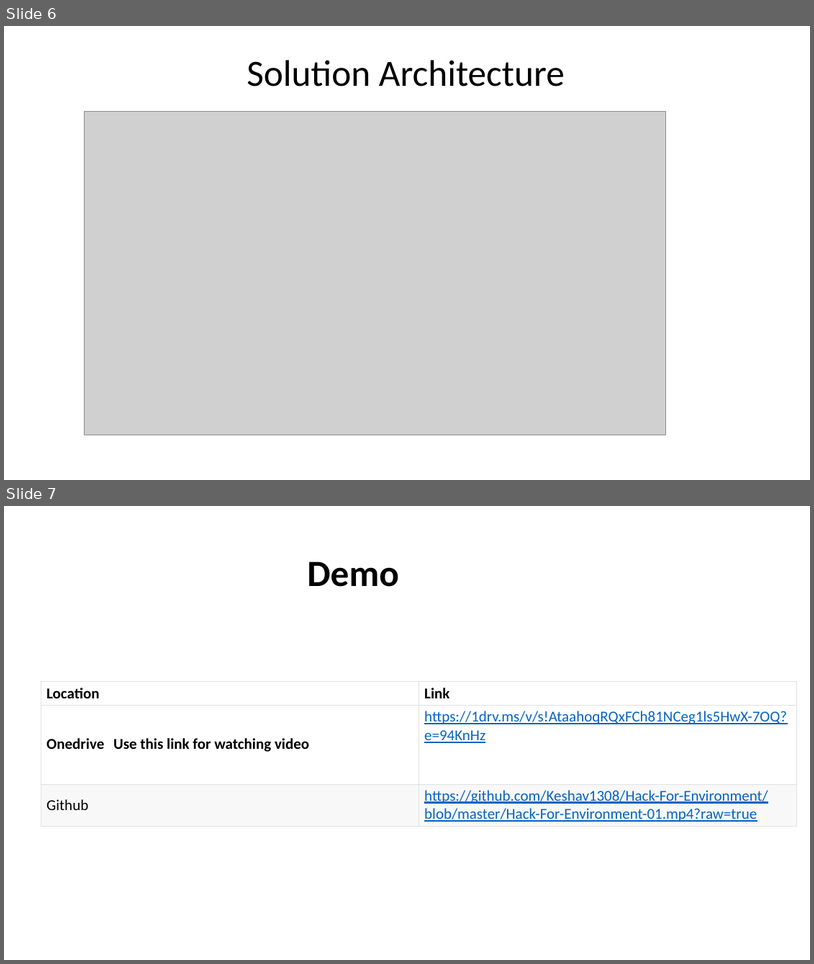
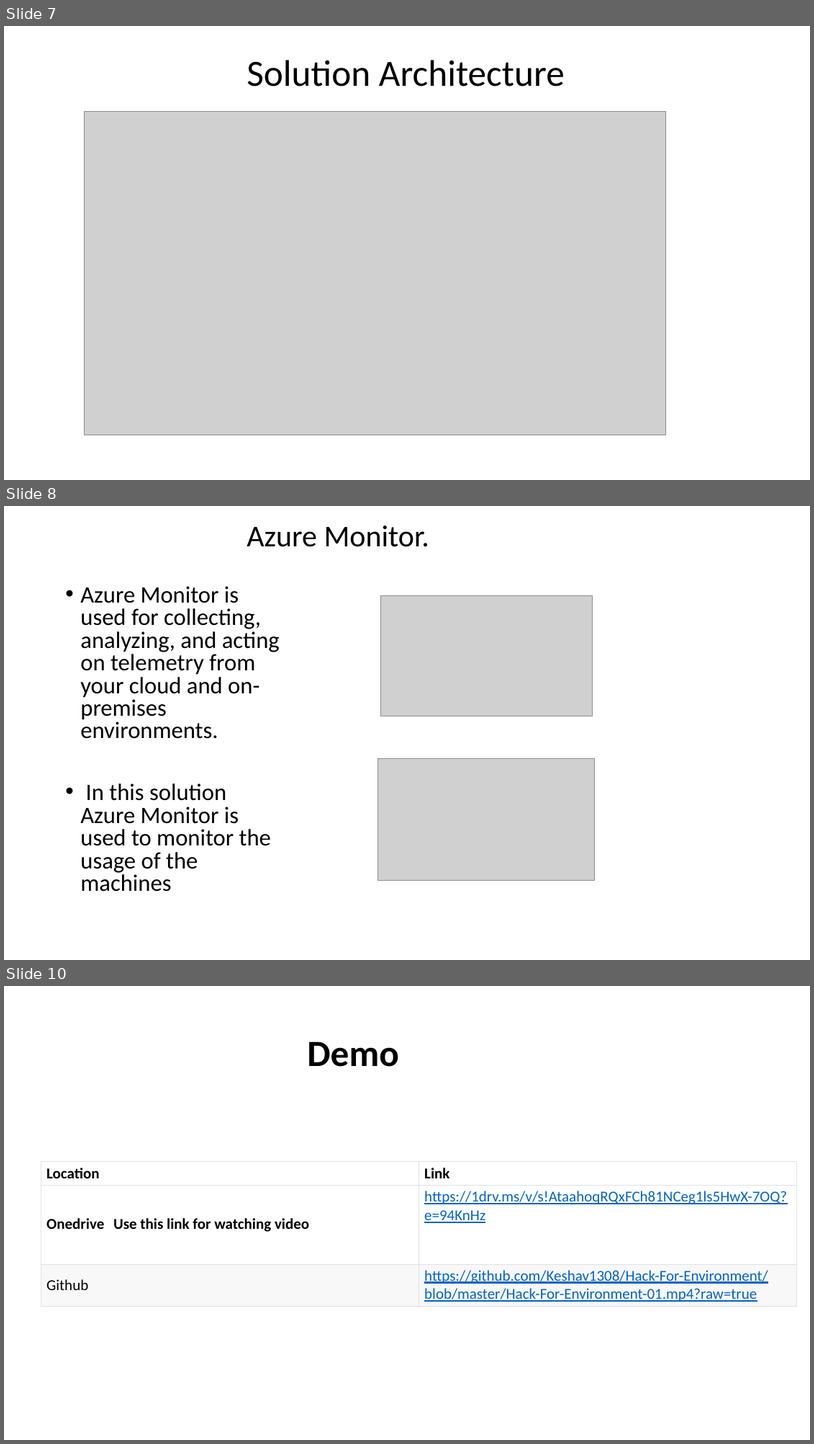
Before and after one commit to Keshav1308/Hack-For-Environment, a slide deck: Hack-For-Environment.pptx. Shown one above the other, each under a label of ours: slides 6 and 7 before the commit, slides 7, 8 and 10 after it; the slides between them are not shown. The pictures are 814x964 and 814x1444 pixels, drawn with LibreOffice and Linux fonts; fonts in the diff are those of the drawing; grey boxes stand for pictures. Boxes give left, top, right and bottom in pixels: in the first picture for what was removed or moved away, otherwise in the second. Text is boxed around its words. In the diff, an @@ line names an element or a change of style, - is before the commit and + after.

```diff
--- a/Hack-For-Environment.pptx
+++ b/Hack-For-Environment.pptx
@@ slide 8 added at (x1=4, y1=506, x2=810, y2=960), background #FFFFFF @@
@@ title added at (x1=247, y1=525, x2=430, y2=547), 36 pt, text #000000 @@
+Azure Monitor.
@@ text added at (x1=80, y1=586, x2=280, y2=891), 28 pt, text #000000 @@
+• Azure Monitor is used for collecting, analyzing, and acting on telemetry from your cloud and on-premises environments.
+• In this solution Azure Monitor is used to monitor the usage of the machines
@@ picture added at (x1=381, y1=595, x2=593, y2=716) @@
@@ picture added at (x1=378, y1=759, x2=595, y2=880) @@
@@ what was slide 6 is now slide 7 @@
@@ what was slide 7 is now slide 10 @@
```
Also in this commit, not shown: 2 slides changed, 2 other slides added.
